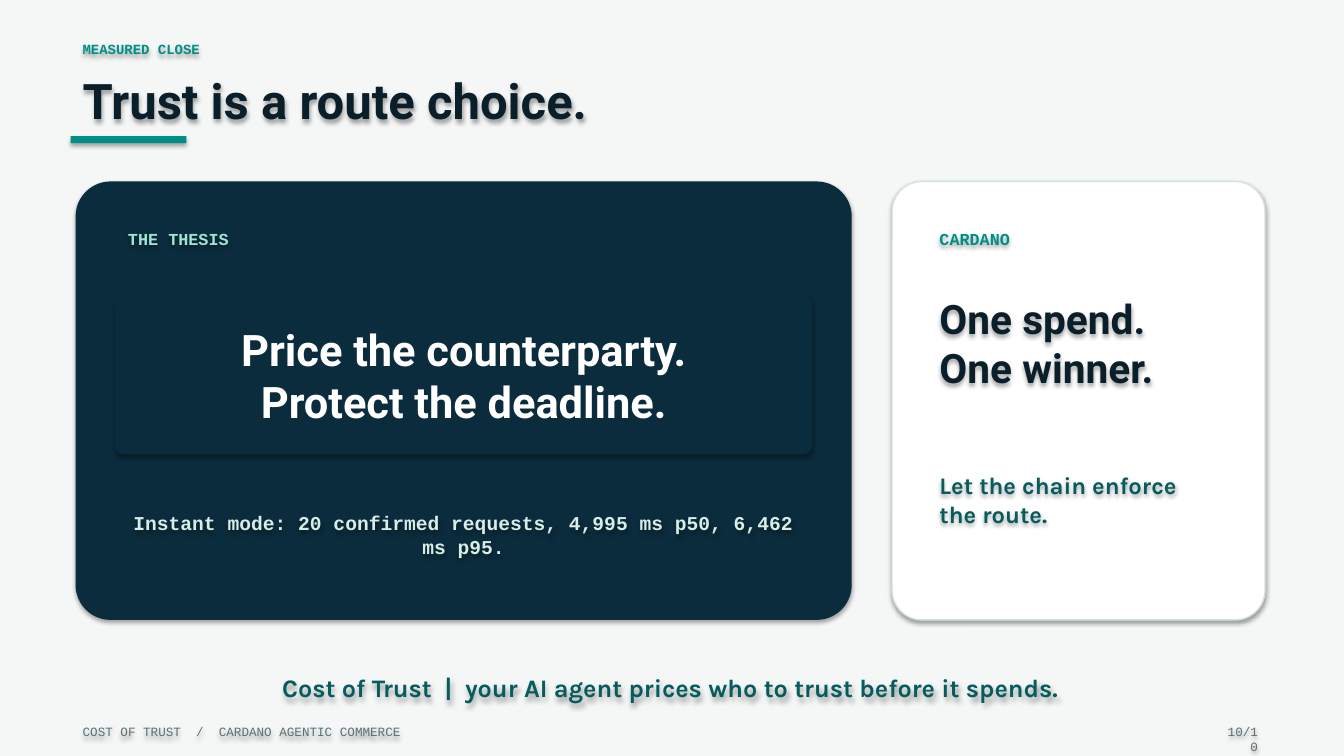
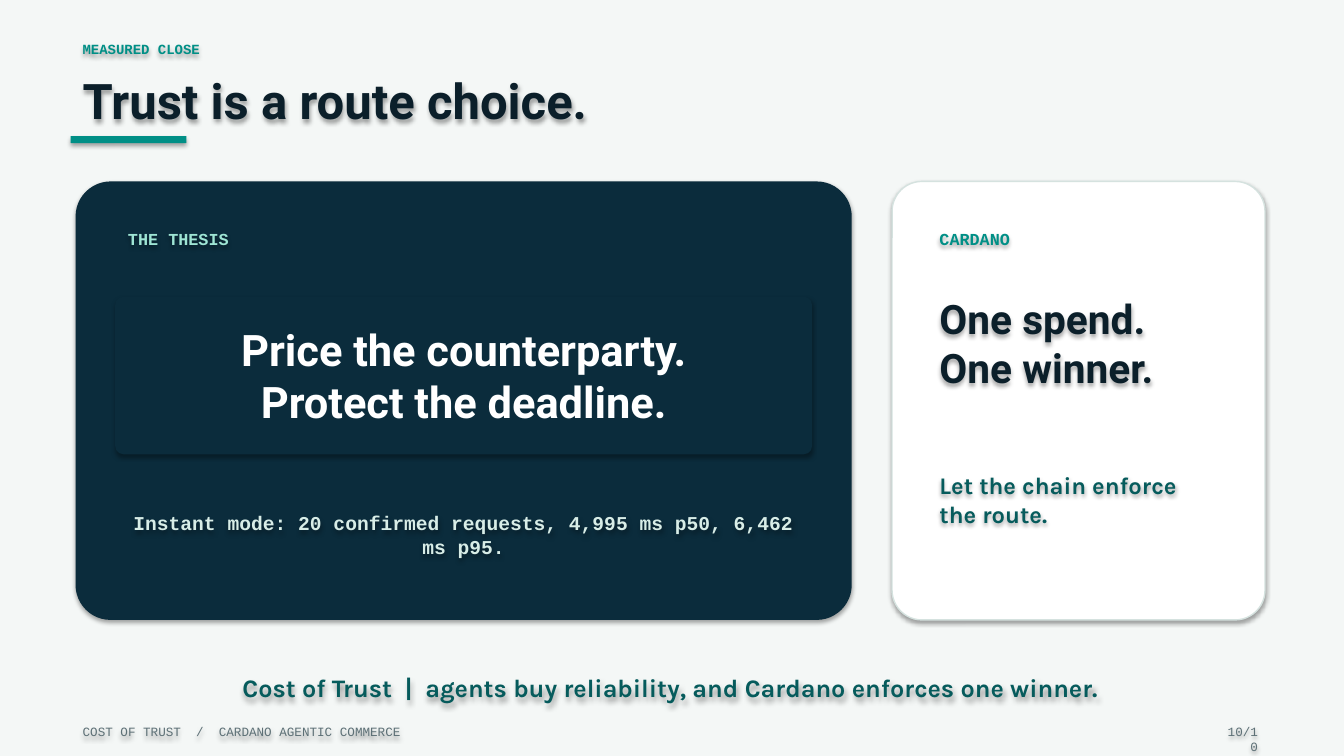
Before and after one commit to Sakibimam/cost-of-trust, a slide deck: slide 10 of deck/cost-of-trust.pptx. Drawn at 1344x756 pixels with LibreOffice and Linux fonts; fonts in the diff are those of the drawing. Boxes give left, top, right and bottom in pixels: in the first picture for what was removed or moved away, otherwise in the second. Text is boxed around its words. In the diff, an @@ line names an element or a change of style, - is before the commit and + after.

Commit message:
deck, thesis: remove slot-enforcement claims; the race is two keepers on one UTxO
The claim vault enforces one claim before expiry, not per-keeper validity windows, and
the 04:35 and 04:44 runs executed as redundant races. Cover reframed to buying reliability.

```diff
--- a/deck/cost-of-trust.pptx
+++ b/deck/cost-of-trust.pptx
@@ text at (x1=242, y1=679, x2=1097, y2=704): text changed @@
-Cost of Trust | your AI agent prices who to trust before it spends.
+Cost of Trust | agents buy reliability, and Cardano enforces one winner.
```
Also in this commit, not shown: 3 other slides changed, 5 other files.
